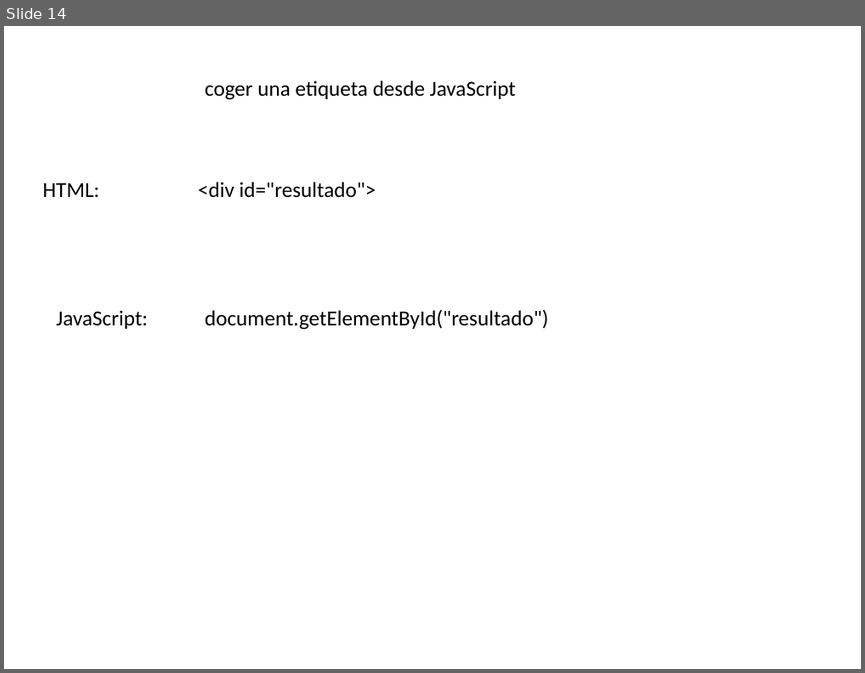
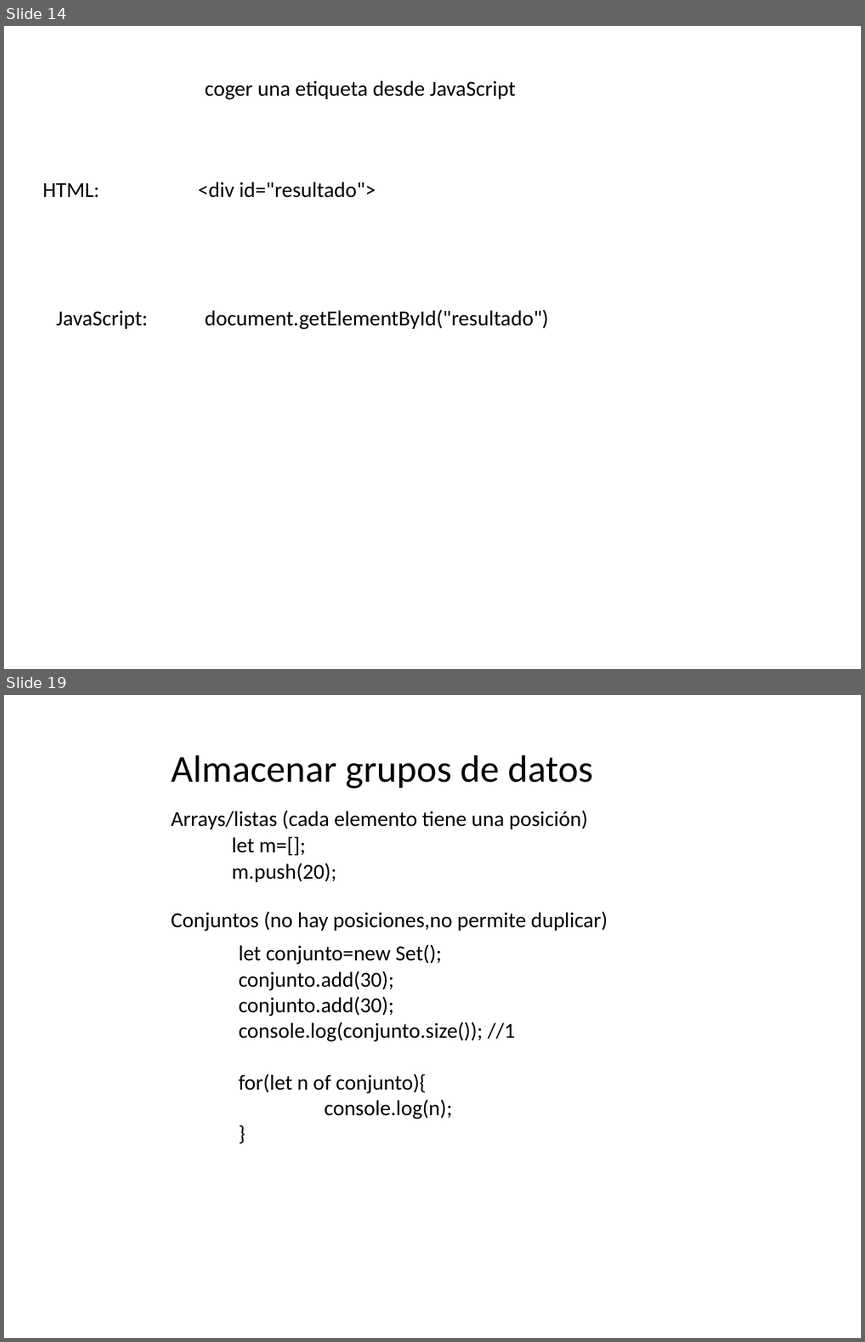
Before and after one commit to amartinsierra/javascript2025, a slide deck: pizarra.pptx. Shown one above the other, each under a label of ours: slide 14 before the commit, slides 14 and 19 after it; the slides between them are not shown. The pictures are 865x673 and 865x1342 pixels, drawn with LibreOffice and Linux fonts; fonts in the diff are those of the drawing. Boxes give left, top, right and bottom in pixels: in the first picture for what was removed or moved away, otherwise in the second. Text is boxed around its words. In the diff, an @@ line names an element or a change of style, - is before the commit and + after.

```diff
--- a/pizarra.pptx
+++ b/pizarra.pptx
@@ slide 19 added at [4,695,861,1338], background #FFFFFF @@
@@ text added at [171,755,593,789], 32 pt, text #000000 @@
+Almacenar grupos de datos
@@ text added at [171,810,588,829], 18 pt, text #000000 @@
+Arrays/listas (cada elemento tiene una posición)
@@ text added at [232,836,336,882], 18 pt, text #000000 @@
+let m=[];
+m.push(20);
@@ text added at [171,911,608,931], 18 pt, text #000000 @@
+Conjuntos (no hay posiciones,no permite duplicar)
@@ text added at [239,945,515,1119], 18 pt, text #000000 @@
+let conjunto=new Set();
+conjunto.add(30);
+conjunto.add(30);
+console.log(conjunto.size()); //1
+for(let n of conjunto){
+console.log(n);
+}
```
Also in this commit, not shown: 8 other slides added.
